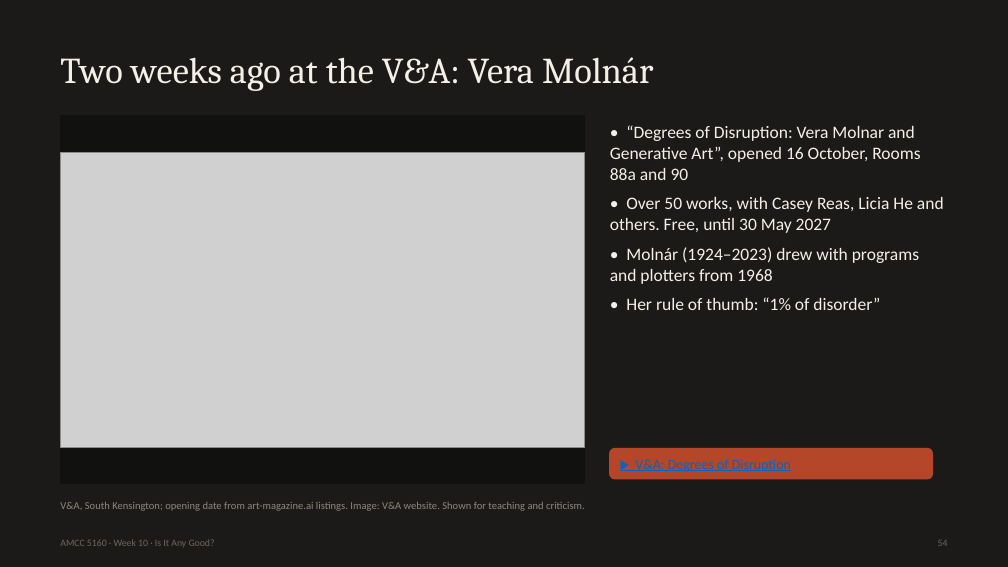
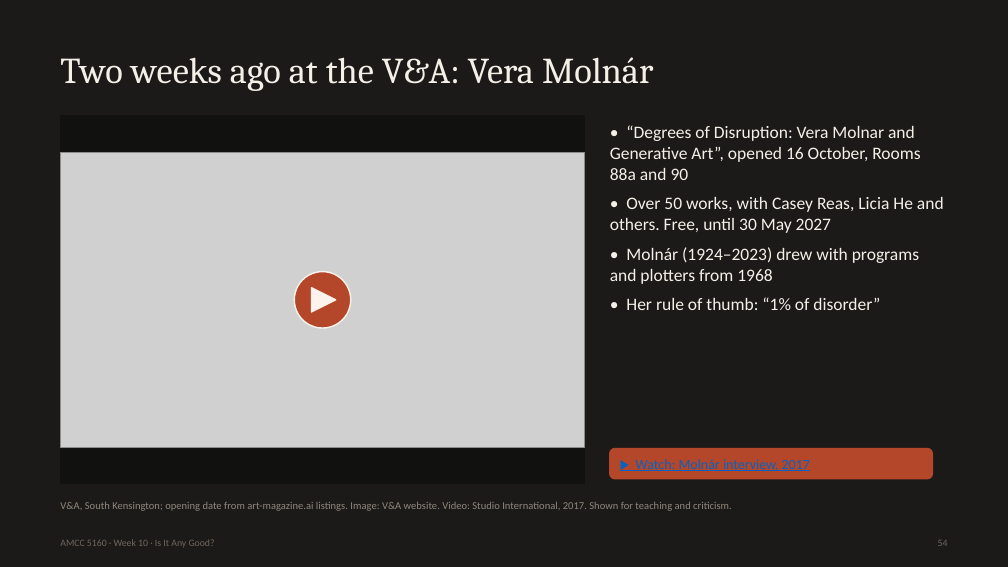
Before and after one commit to leehomyc/leehomyc.github.io, a slide deck: slide 54 of amcc5160/lecture-10/downloads/Lecture10_Slides.pptx. Drawn at 1008x567 pixels with LibreOffice and Linux fonts; fonts in the diff are those of the drawing; grey boxes stand for pictures. Boxes give left, top, right and bottom in pixels: in the first picture for what was removed or moved away, otherwise in the second. Text is boxed around its words. In the diff, an @@ line names an element or a change of style, - is before the commit and + after.

```diff
--- a/amcc5160/lecture-10/downloads/Lecture10_Slides.pptx
+++ b/amcc5160/lecture-10/downloads/Lecture10_Slides.pptx
@@ ellipse added at (294, 271, 351, 328), fill #B4472A, outline #FBF3EC 1 pt @@
@@ triangle added at (311, 287, 336, 311), fill #FBF3EC, outline #FBF3EC 1 pt @@
@@ text at (635, 459, 810, 471): text changed @@
-▶ V&A: Degrees of Disruption
+▶ Watch: Molnár interview, 2017
@@ text at (60, 502, 732, 511): text changed @@
-V&A, South Kensington; opening date from art-magazine.ai listings. Image: V&A website. Shown for teaching and criticism.
+V&A, South Kensington; opening date from art-magazine.ai listings. Image: V&A website. Video: Studio International, 2017. Shown for teaching and criticism.
```
Also in this commit, not shown: 8 other slides changed, 16 other files.
